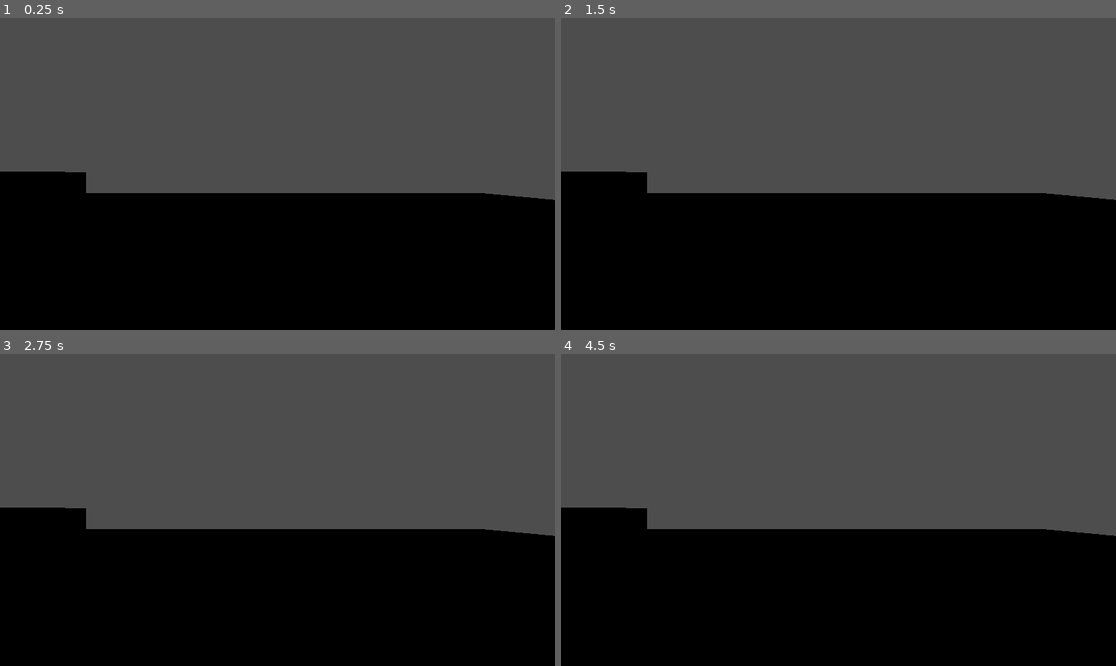
Above: before the commit, frames 1-4 (two rows, left to right).
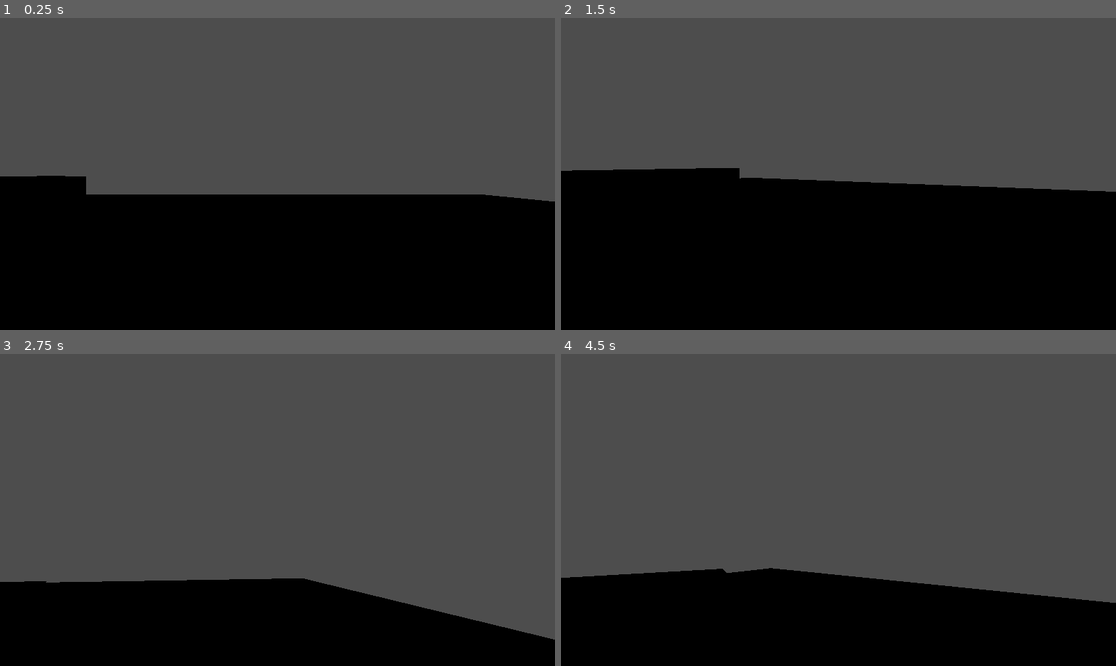
Above: after the commit, the same moments.

Repository: Boyquotes/ppgame-godot
Game: Godot game, scene res://scene/world/world.tscn
Two runs of this game, one before a commit and one after it. Both use one fixed random seed, a clock stepped at 60 frames per second and the inputs below.
Inputs (mouse positions are in pixels of both pictures, inside the frame that each line leads up to):
- Up to frame 1 (0.25 s): no input
- Up to frame 2 (1.5 s): tap Enter at 0.5 s; move the mouse to (960, 158) at 0.52 s; hold D (move_right, bound only after the commit) 0.53-1.28 s; tap Space (jump, bound only after the commit) at 0.6, 0.77, 1.07, 1.35 s; move the mouse to (727, 189) at 1.27 s; hold S (move_back, bound only after the commit) from 1.28 s (still down)
- Up to frame 3 (2.75 s): tap Space (jump, bound only after the commit) at 1.52, 1.82, 2.1 s; move the mouse to (333, 441) at 2.02 s; release S (move_back, bound only after the commit) at 2.03 s; hold D (move_right, bound only after the commit) from 2.03 s (still down)
- Up to frame 4 (4.5 s): move the mouse to (810, 572) at 2.77 s; release D (move_right, bound only after the commit) at 2.78 s; hold W (move_forward, bound only after the commit) 2.78-3.53 s; tap Space (jump, bound only after the commit) at 2.85, 3.02, 3.32, 3.6, 3.77, 4.07, 4.35 s; move the mouse to (1005, 556) at 3.52 s; hold A (move_left, bound only after the commit) from 3.53 s (still down); move the mouse to (672, 463) at 4.27 s

The runs differ from the first frame. In frame 1, 0.6% of the frame differs, in the area x 0-100%, y 49-59%; in frame 2, 3.4%; in frame 3, 22%, in the area x 0-100%, y 49-92%; in frame 4, 17%.

Commit message:
增加角色移动

Diff:
--- a/ppgame/project.godot
+++ b/ppgame/project.godot
@@ -14,3 +14,31 @@
 run/main_scene="res://scene/world/world.tscn"
 config/features=PackedStringArray("4.0", "Forward Plus")
 config/icon="res://icon.svg"
+
+[input]
+
+move_forward={
+"deadzone": 0.5,
+"events": [Object(InputEventKey,"resource_local_to_scene":false,"resource_name":"","device":-1,"window_id":0,"alt_pressed":false,"shift_pressed":false,"ctrl_pressed":false,"meta_pressed":false,"pressed":false,"keycode":87,"physical_keycode":0,"unicode":119,"echo":false,"script":null)
+]
+}
+move_back={
+"deadzone": 0.5,
+"events": [Object(InputEventKey,"resource_local_to_scene":false,"resource_name":"","device":-1,"window_id":0,"alt_pressed":false,"shift_pressed":false,"ctrl_pressed":false,"meta_pressed":false,"pressed":false,"keycode":83,"physical_keycode":0,"unicode":115,"echo":false,"script":null)
+]
+}
+move_right={
+"deadzone": 0.5,
+"events": [Object(InputEventKey,"resource_local_to_scene":false,"resource_name":"","device":0,"window_id":0,"alt_pressed":false,"shift_pressed":false,"ctrl_pressed":false,"meta_pressed":false,"pressed":false,"keycode":68,"physical_keycode":0,"unicode":0,"echo":false,"script":null)
+]
+}
+move_left={
+"deadzone": 0.5,
+"events": [Object(InputEventKey,"resource_local_to_scene":false,"resource_name":"","device":0,"window_id":0,"alt_pressed":false,"shift_pressed":false,"ctrl_pressed":false,"meta_pressed":false,"pressed":false,"keycode":65,"physical_keycode":0,"unicode":0,"echo":false,"script":null)
+]
+}
+jump={
+"deadzone": 0.5,
+"events": [Object(InputEventKey,"resource_local_to_scene":false,"resource_name":"","device":0,"window_id":0,"alt_pressed":false,"shift_pressed":false,"ctrl_pressed":false,"meta_pressed":false,"pressed":false,"keycode":32,"physical_keycode":0,"unicode":0,"echo":false,"script":null)
+]
+}
--- /dev/null
+++ b/ppgame/scene/player/player.gd
@@ -0,0 +1,41 @@
+extends CharacterBody3D
+
+# 鼠标灵敏度
+var MOUSE_SENSITIVITY = 0.1
+
+const SPEED = 5.0
+const JUMP_VELOCITY = 4.5
+
+# Get the gravity from the project settings to be synced with RigidBody nodes.
+var gravity = ProjectSettings.get_setting("physics/3d/default_gravity")
+
+func _ready():
+	Input.mouse_mode = Input.MOUSE_MODE_CAPTURED
+
+func _input(event):
+	if event is InputEventMouseMotion:
+		$CameraRoot.rotate_x(deg_to_rad(event.relative.y) * MOUSE_SENSITIVITY * -1.0)
+		$CameraRoot.rotation.x = clamp($CameraRoot.rotation.x, deg_to_rad(-75.0), deg_to_rad(75.0))
+		self.rotate_y(deg_to_rad(event.relative.x * MOUSE_SENSITIVITY) * -1)
+
+func _physics_process(delta):
+	# Add the gravity.
+	if not is_on_floor():
+		velocity.y -= gravity * delta
+
+	# Handle Jump.
+	if Input.is_action_just_pressed("jump") and is_on_floor():
+		velocity.y = JUMP_VELOCITY
+
+	# Get the input direction and handle the movement/deceleration.
+	# As good practice, you should replace UI actions with custom gameplay actions.
+	var input_dir = Input.get_vector("move_left", "move_right", "move_forward", "move_back")
+	var direction = (transform.basis * Vector3(input_dir.x, 0, input_dir.y)).normalized()
+	if direction:
+		velocity.x = direction.x * SPEED
+		velocity.z = direction.z * SPEED
+	else:
+		velocity.x = move_toward(velocity.x, 0, SPEED)
+		velocity.z = move_toward(velocity.z, 0, SPEED)
+
+	move_and_slide()
--- a/ppgame/scene/player/player.tscn
+++ b/ppgame/scene/player/player.tscn
@@ -1,20 +1,21 @@
-[gd_scene load_steps=3 format=3 uid="uid://b2wql1ef6ot5"]
+[gd_scene load_steps=4 format=3 uid="uid://b2wql1ef6ot5"]
 
-[sub_resource type="CapsuleMesh" id="CapsuleMesh_ud5gc"]
+[ext_resource type="Script" path="res://scene/player/player.gd" id="1_8h2et"]
+
+[sub_resource type="CapsuleMesh" id="CapsuleMesh_jufq2"]
 
 [sub_resource type="CapsuleShape3D" id="CapsuleShape3D_ptdg6"]
 
 [node name="Player" type="CharacterBody3D"]
+script = ExtResource("1_8h2et")
 
-[node name="MeshInstance3D" type="MeshInstance3D" parent="."]
-transform = Transform3D(1, 0, 0, 0, 1, 0, 0, 0, 1, 0, 1, 0)
-mesh = SubResource("CapsuleMesh_ud5gc")
+[node name="MeshInstance" type="MeshInstance3D" parent="."]
+mesh = SubResource("CapsuleMesh_jufq2")
 
-[node name="CollisionShape3D" type="CollisionShape3D" parent="."]
-transform = Transform3D(1, 0, 0, 0, 1, 0, 0, 0, 1, 0, 1, 0)
+[node name="CollisionShape" type="CollisionShape3D" parent="."]
 shape = SubResource("CapsuleShape3D_ptdg6")
 
 [node name="CameraRoot" type="Node3D" parent="."]
-transform = Transform3D(1, 0, 0, 0, 1, 0, 0, 0, 1, 0, 1.5, 0)
+transform = Transform3D(1, 0, 0, 0, 1, 0, 0, 0, 1, 0, 0.5, 0)
 
-[node name="Camera3D" type="Camera3D" parent="CameraRoot"]
+[node name="Camera" type="Camera3D" parent="CameraRoot"]
--- a/ppgame/scene/world/world.tscn
+++ b/ppgame/scene/world/world.tscn
@@ -7,20 +7,22 @@
 [node name="World" type="Node3D"]
 
 [node name="Ground" parent="." instance=ExtResource("1_wyydd")]
-transform = Transform3D(30, 0, 0, 0, 0.2, 0, 0, 0, 30, 0, 0, 0)
+transform = Transform3D(30, 0, 0, 0, 0.2, 0, 0, 0, 30, 0, -0.2, 0)
 
 [node name="Obstacles" type="Node3D" parent="."]
+transform = Transform3D(1, 0, 0, 0, 1, 0, 0, 0, 1, 0, -0.193173, 0)
 
-[node name="Obstacle" parent="Obstacles" instance=ExtResource("2_2gqb8")]
+[node name="Obstacle1" parent="Obstacles" instance=ExtResource("2_2gqb8")]
 transform = Transform3D(1, 0, 0, 0, 1, 0, 0, 0, 1, 5.26454, 0.502571, -2.48877)
 
-[node name="Obstacle4" parent="Obstacles" instance=ExtResource("2_2gqb8")]
+[node name="Obstacle2" parent="Obstacles" instance=ExtResource("2_2gqb8")]
 transform = Transform3D(1.8452, 0, 0, 0, 0.742195, 0, 0, 0, 1.74188, -0.73546, 0.449008, -5.48877)
 
-[node name="Obstacle2" parent="Obstacles" instance=ExtResource("2_2gqb8")]
+[node name="Obstacle3" parent="Obstacles" instance=ExtResource("2_2gqb8")]
 transform = Transform3D(1.38061, 0, -3.31189, 0, 1.48388, 0, 0.543866, 0, 8.40731, -6.62865, 0.801384, -0.622077)
 
-[node name="Obstacle3" parent="Obstacles" instance=ExtResource("2_2gqb8")]
-transform = Transform3D(1, 0, 0, 0, 3.57294, 0.78776, 0, -2.40544, 1.1701, 3.68907, 1.22312, 6.3162)
+[node name="Obstacle4" parent="Obstacles" instance=ExtResource("2_2gqb8")]
+transform = Transform3D(1, 0, 0, 0, 2.88208, 1.04826, 0, -3.20088, 0.943854, 3.68907, 0.903778, 5.78375)
 
 [node name="Player" parent="." instance=ExtResource("3_iqnl4")]
+transform = Transform3D(1, 0, 0, 0, 1, 0, 0, 0, 1, 0, 1, 0)
